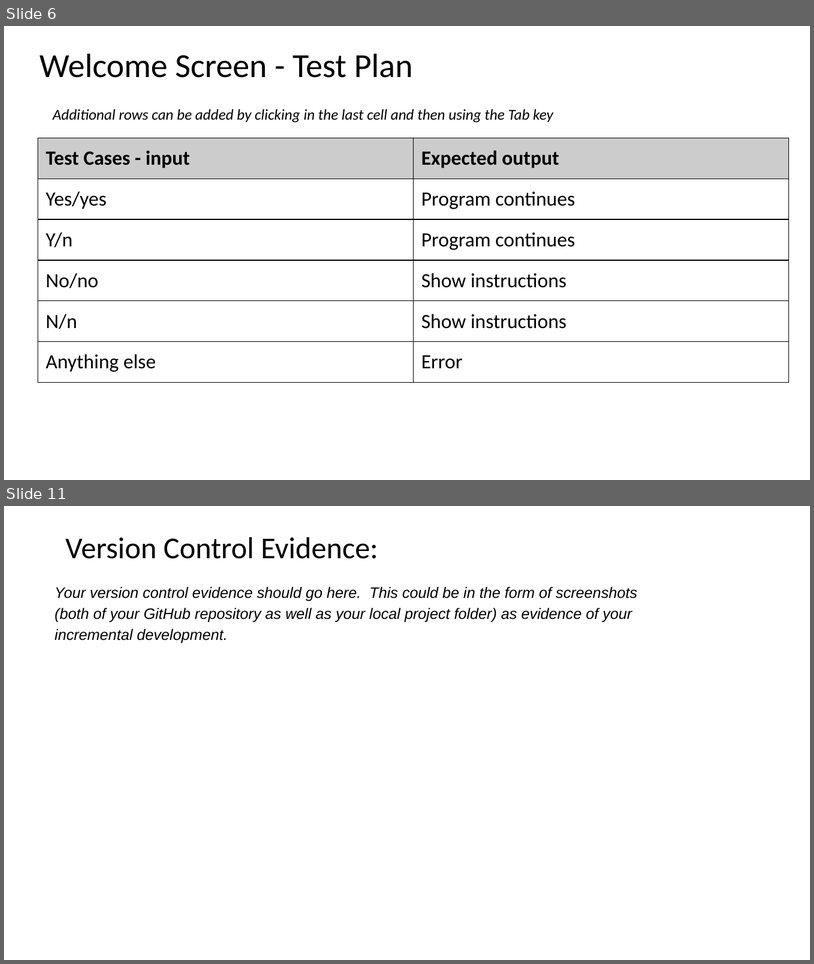
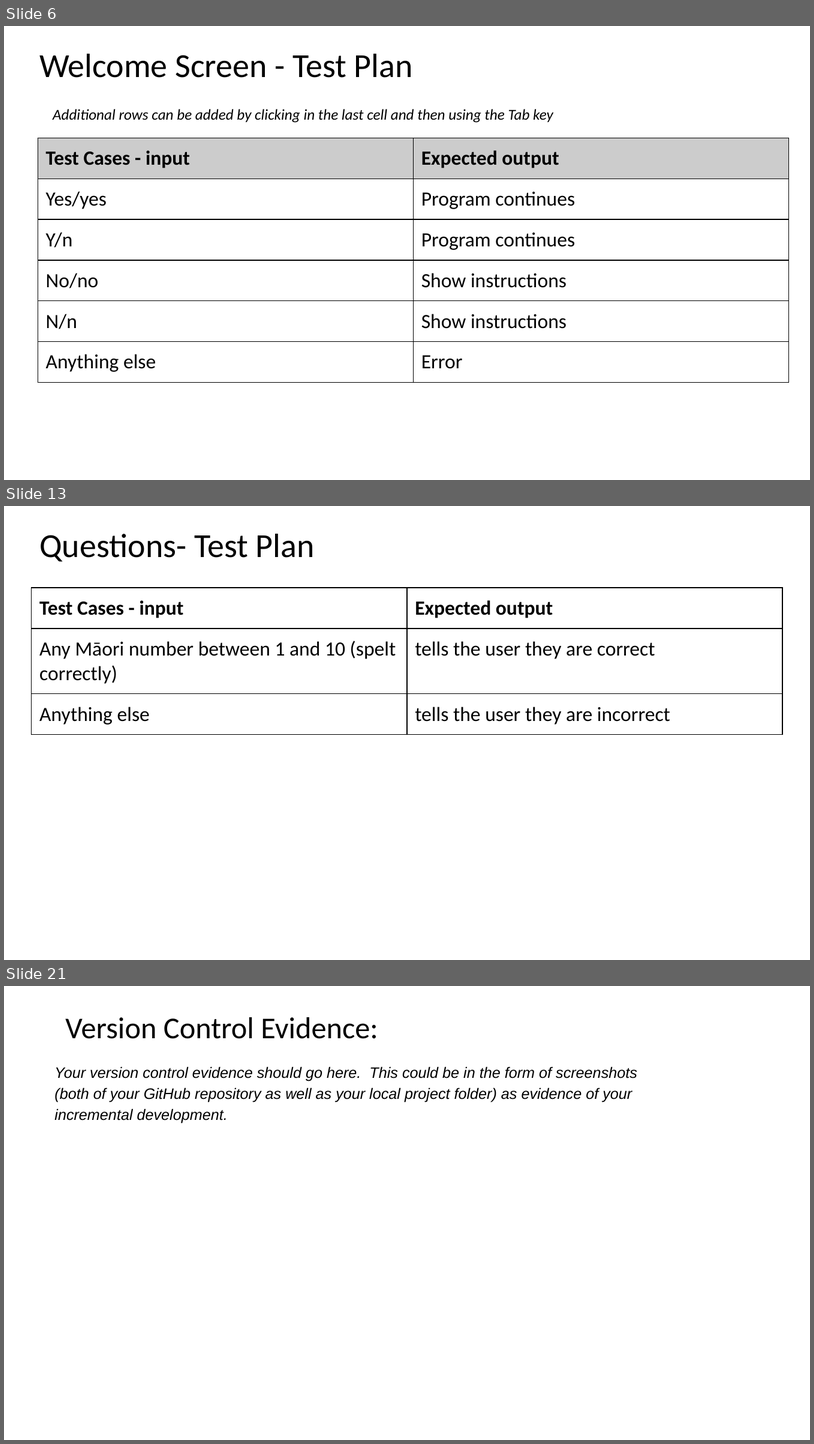
Before and after one commit to joshbatmiddleton/1.7-and-1.8-Assesment, a slide deck: Assesment Documents/Powerpoint/1.7 and 1.8 documentation v2.pptx. Shown one above the other, each under a label of ours: slides 6 and 11 before the commit, slides 6, 13 and 21 after it; the slides between them are not shown. The pictures are 814x964 and 814x1444 pixels, drawn with LibreOffice and Linux fonts; fonts in the diff are those of the drawing. Boxes give left, top, right and bottom in pixels: in the first picture for what was removed or moved away, otherwise in the second. Text is boxed around its words. In the diff, an @@ line names an element or a change of style, - is before the commit and + after.

```diff
--- a/Assesment Documents/Powerpoint/1.7 and 1.8 documentation v2.pptx
+++ b/Assesment Documents/Powerpoint/1.7 and 1.8 documentation v2.pptx
@@ slide 13 added at box(4, 506, 810, 960), background #FFFFFF @@
@@ title added at box(39, 534, 315, 562), 40 pt, text #000000 @@
+Questions- Test Plan
@@ table added at box(31, 588, 783, 733), 3 rows, 2 columns @@
+Test Cases - input | Expected output
+Any Māori number between 1 and 10 (spelt correctly) | tells the user they are correct
+Anything else | tells the user they are incorrect
@@ what was slide 11 is now slide 21 @@
```
Also in this commit, not shown: 3 slides changed, 11 other slides added, 2 slides removed, 5 other files.
